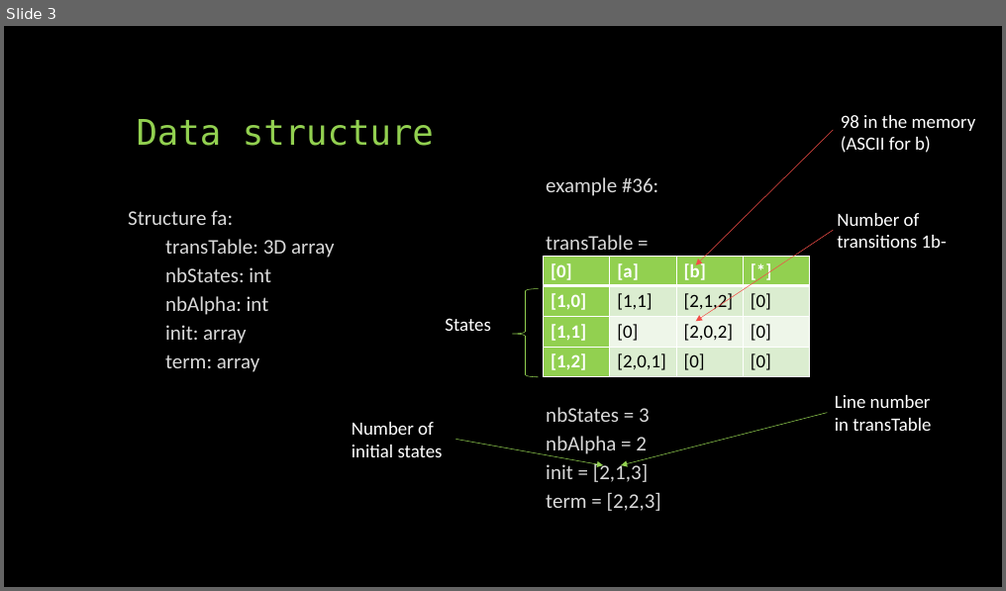
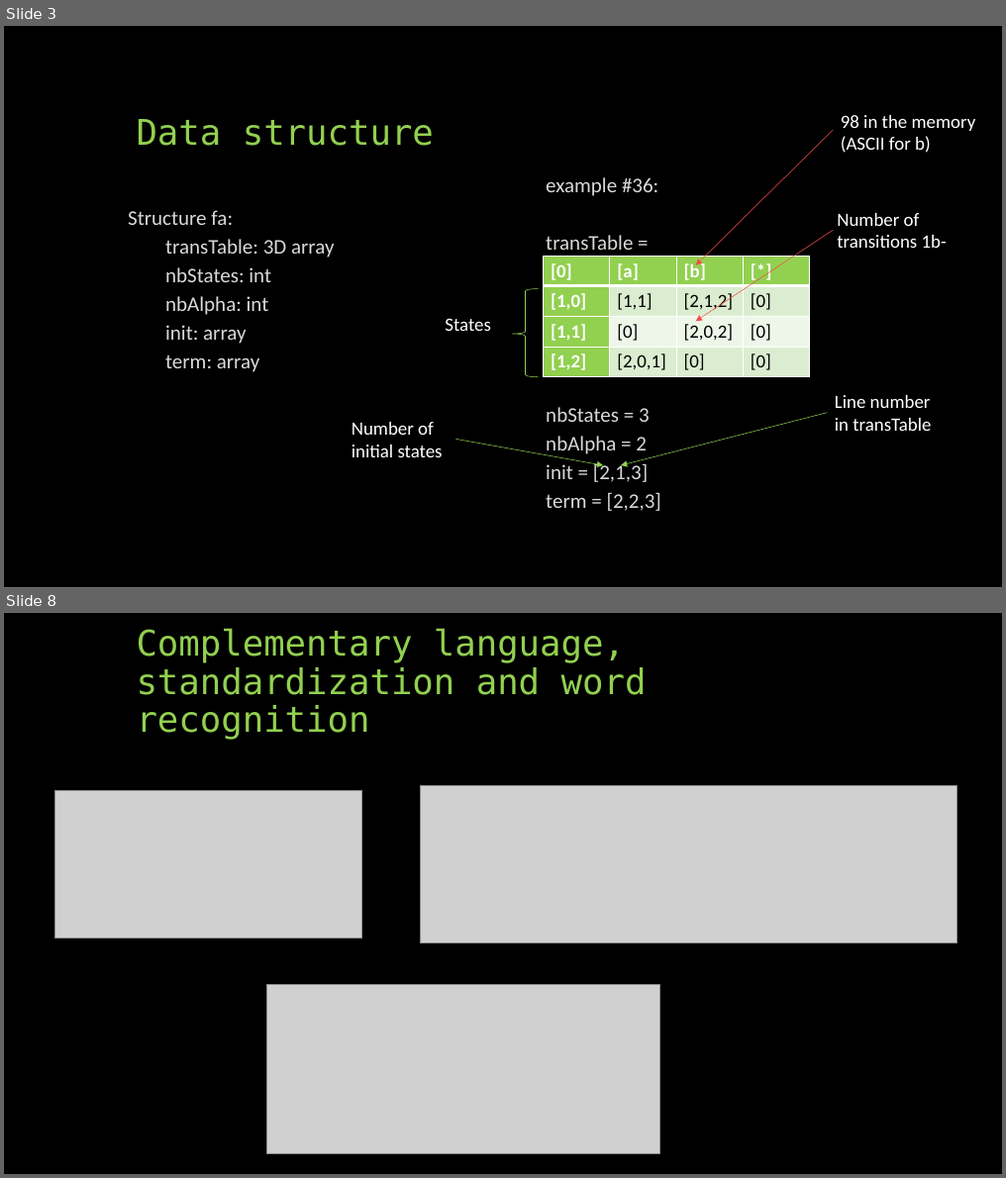
Before and after one commit to Vectypus/Finite-automata, a slide deck: Presentation.pptx. Shown one above the other, each under a label of ours: slide 3 before the commit, slides 3 and 8 after it; the slides between them are not shown. The pictures are 1006x591 and 1006x1178 pixels, drawn with LibreOffice and Linux fonts; fonts in the diff are those of the drawing; grey boxes stand for pictures. Boxes give left, top, right and bottom in pixels: in the first picture for what was removed or moved away, otherwise in the second. Text is boxed around its words. In the diff, an @@ line names an element or a change of style, - is before the commit and + after.

```diff
--- a/Presentation.pptx
+++ b/Presentation.pptx
@@ slide 8 added at box(4, 613, 1002, 1174), background #000000 @@
@@ title added at box(137, 628, 647, 740), 34 pt, text #92D050 @@
+Complementary language, standardization and word recognition
@@ picture added at box(420, 785, 957, 943) @@
@@ picture added at box(54, 791, 361, 938) @@
@@ picture added at box(267, 985, 659, 1155) @@
```
Also in this commit, not shown: 4 slides changed, 2 other slides added, 5 slides removed, 1 other file.
